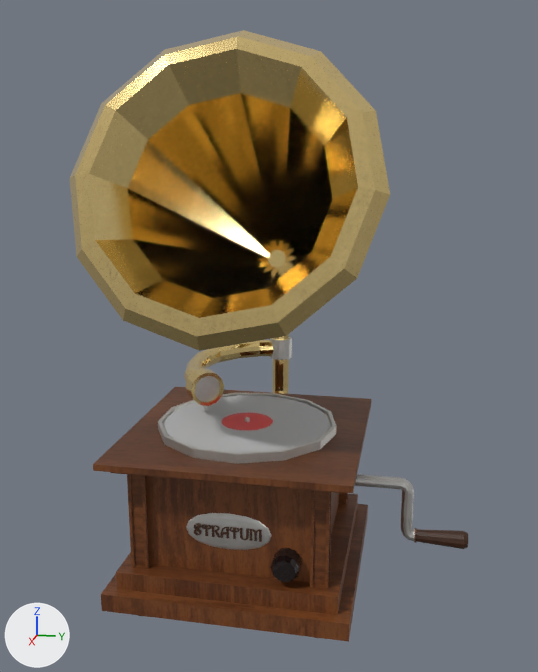
Before and after pictures for a commit that changed the Blender file Arte/Props/Gramofono/Gramofono_Texturizado.blend.
Before and after are seen from a camera (50 mm lens) standing at (8.48, 1.96, 5.93) and looking at (-0.35, 0.19, 3.72). Arrows for +X, +Y and +Z are at lower left; the lights stay in place.

Before the edit, the objects in view are built like this:
```python
ob_base = bpy.data.objects.new('Base', me_cube_002)
ob_base.location = (0.0, 0.01, 1.73)
ob_campana = bpy.data.objects.new('Campana', me_cylinder_025)
ob_campana.location = (-0.17, -0.6, 2.81)
ob_chapa = bpy.data.objects.new('Chapa', me_cube)
ob_chapa.location = (1.04, 0.01, 1.77)
ob_manivela = bpy.data.objects.new('Manivela', me_cylinder_006)
ob_manivela.location = (0.0, 1.02, 2.05)
ob_rodamiento_vinilo = bpy.data.objects.new('Rodamiento_Vinilo', me_cylinder_014)
ob_rodamiento_vinilo.location = (0.0, -0.01, 2.72)
ob_text_004 = bpy.data.objects.new('Text.004', me_text_005)
ob_text_004.location = (1.08, 0.0, 1.76)
ob_text_004.rotation_euler = (1.571, 0.0, 1.571)  # degrees (90, 0, 90)
ob_text_004.scale = (0.171, 0.171, 0.171)
ob_vinilo = bpy.data.objects.new('Vinilo', me_cylinder_019)
ob_vinilo.location = (0.0, -0.01, 2.7)
# also in view: 'Rueda_Volumen' at (1.15, 0.69, 1.48)
```
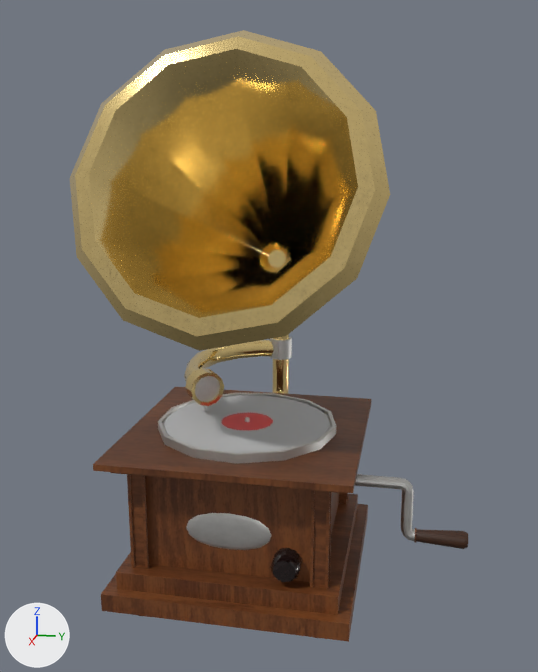
Where the change shows, as pixel boxes (x1, y1, x2, y2) in the pictures (538 x 672 px):
'Text.004', hidden (brown)
    before: (194, 523, 262, 542)
part 1 of me_cube, shading changed
    both: (186, 513, 272, 550)
part 2 of me_cylinder_006, shading changed
    both: (355, 474, 468, 549)
part 3 of me_cylinder_014, shading changed
    both: (158, 393, 337, 464)
part 4 of me_cylinder_025, shading changed
    both: (70, 30, 390, 412)

The edits, one by one:
me_cube has 98 vertices, 96 faces and spans x -0.033..0.033, y -0.513..0.513, z -0.231..0.231.
me_cube is used by ob_chapa; location (1.04, 0.01, 1.77).
me_cube part 1: edges marked sharp go from 0 to 16.
me_cylinder_006 has 204 vertices, 206 faces and spans x -0.11..0.11, y 0.0..1.69, z -0.77..0.07.
me_cylinder_006 is used by ob_manivela; location (0.0, 1.02, 2.05).
me_cylinder_006 part 2: edges marked sharp go from 0 to 174.
me_cylinder_014 has 125 vertices, 96 faces and spans x -1.09..1.09, y -1.06..1.1, z -0.1..0.04.
me_cylinder_014 is used by ob_rodamiento_vinilo; location (0.0, -0.01, 2.72).
me_cylinder_014 part 3: edges marked sharp go from 0 to 92.
me_cylinder_025 has 500 vertices, 444 faces and spans x -2.27..1.72, y -1.22..2.26, z -0.75..4.39.
me_cylinder_025 is used by ob_campana; location (-0.17, -0.6, 2.81).
me_cylinder_025 part 4: edges marked sharp go from 0 to 418.
Object 'Text.004' (ob_text_004) is now hidden.
Object 'Base' (ob_base) loses its MIRROR modifier named 'Mirror'.
Modifier setting removed (it was use_axis = (False, False, False)).
